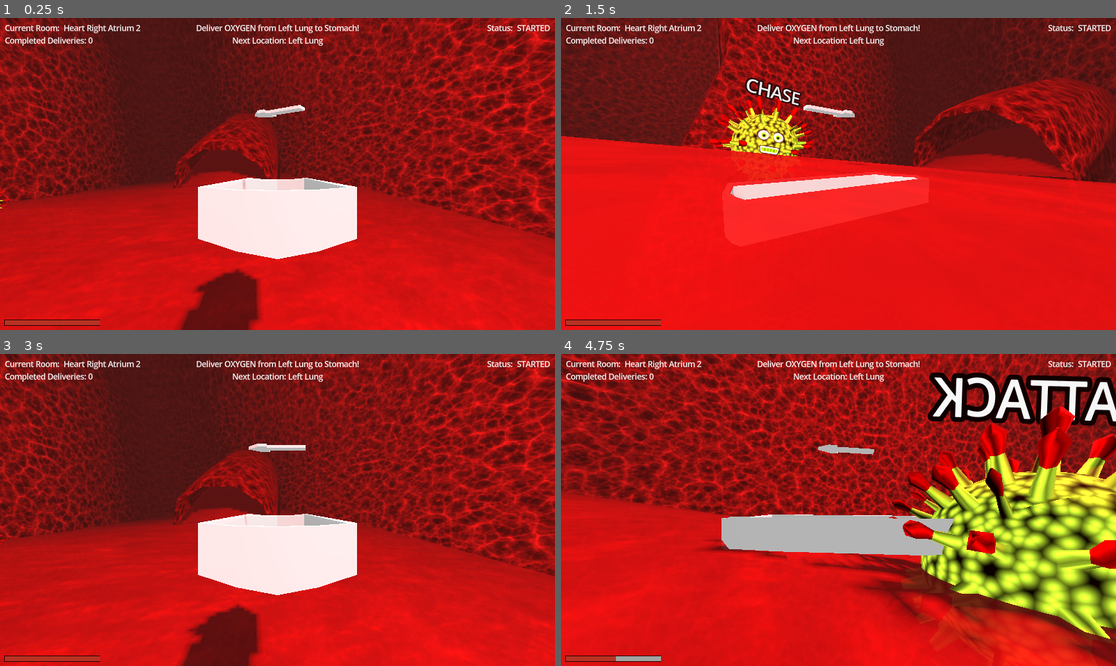
Above: before the commit, frames 1-4 (two rows, left to right).
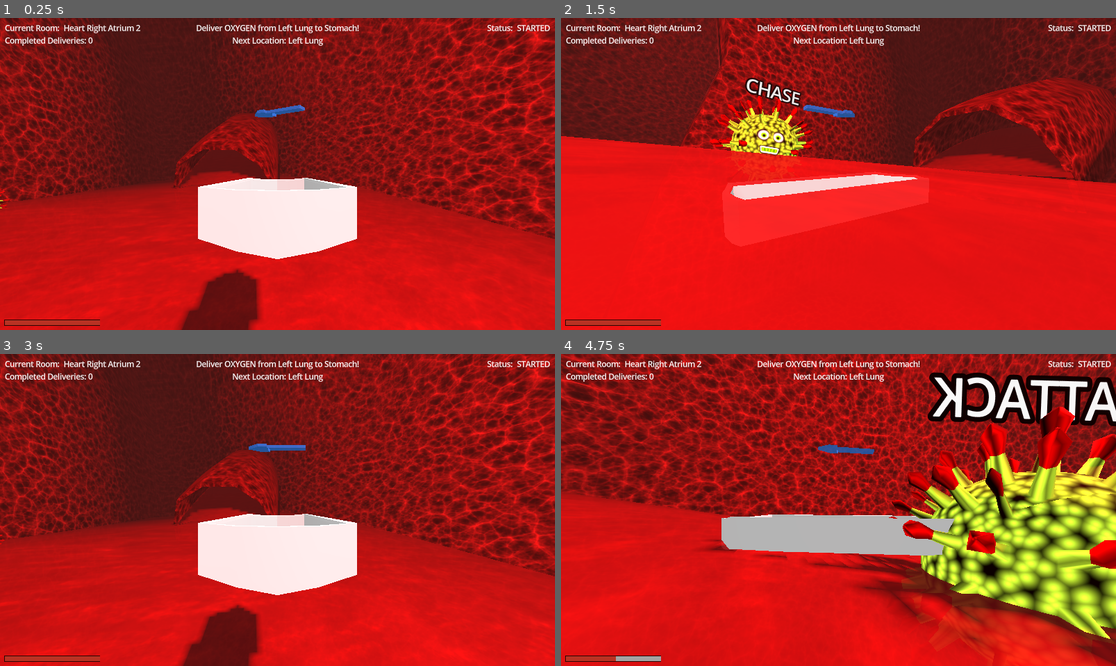
Above: after the commit, the same moments.

Repository: petegilb/bloodstream
Game: Godot game, scene res://levels/mainlevel.tscn
The game is run twice, just before and just after one commit, with the same random seed, the same clock (stepped at 60 frames per second) and the same inputs. Sound files missing from this copy of the repository are replaced by a short silence.
Inputs (mouse positions are in pixels of both pictures, inside the frame that each line leads up to):
- Up to frame 1 (0.25 s): no input
- Up to frame 2 (1.5 s): move the mouse to (866, 174) at 0.52 s; hold W (move_forward) from 0.53 s (still down); move the mouse to (810, 174) at 1.27 s
- Up to frame 3 (3 s): move the mouse to (288, 503) at 2.02 s; release W (move_forward) at 2.75 s; click "REPLAY?" at 2.75 s
- Up to frame 4 (4.75 s): move the mouse to (832, 516) at 3.52 s; hold W (move_forward) from 3.53 s (still down); move the mouse to (877, 513) at 4.27 s

The runs differ from the first frame. In frame 1, 0.3% of the frame differs, in the area x 34-55%, y 27-89%; in frame 2, 0.2%; in frame 3, 0.3%, in the area x 33-56%, y 28-91%; in frame 4, 0.3%.

Commit message:
add volume and sensitivty sliders

Diff:
--- a/core/gui/gui.gd
+++ b/core/gui/gui.gd
@@ -9,10 +9,14 @@
 @onready var game_over_screen = $GameOverScreen
 @onready var pause_screen = $PauseScreen
 @onready var health_bar: ProgressBar = $MarginContainer4/HealthBar
+@onready var volume_slider: Slider = $PauseScreen/VBoxContainer/HBoxContainer/VolumeSlider
+@onready var sensitivity_slider: Slider = $PauseScreen/VBoxContainer/HBoxContainer2/SensitivitySlider
 
 func _ready() -> void:
     game_over_screen.visible = false
     pause_screen.visible = false
+    volume_slider.value = GameManager.volume_modifier
+    sensitivity_slider.value = GameManager.mouse_sensitivity
 
 func set_current_room_label(new_text: String) -> void:
     current_room_label.text = new_text
@@ -36,3 +40,9 @@
 func _on_resume_button_pressed() -> void:
     pause_screen.visible = false
     GameManager.resume()
+
+func _on_volume_slider_value_changed(value:float) -> void:
+    GameManager.set_volume(value)
+
+func _on_sensitivity_slider_value_changed(value:float) -> void:
+    GameManager.mouse_sensitivity = value
--- a/core/gui/gui.tscn
+++ b/core/gui/gui.tscn
@@ -26,6 +26,35 @@
 font_size = 56
 
 [sub_resource type="StyleBoxEmpty" id="StyleBoxEmpty_sp6a4"]
+
+[sub_resource type="StyleBoxFlat" id="StyleBoxFlat_5q4mm"]
+content_margin_left = 5.0
+content_margin_top = 5.0
+content_margin_right = 218.0
+content_margin_bottom = 5.0
+bg_color = Color(0.288518, 0.288518, 0.288518, 1)
+corner_radius_top_left = 10
+corner_radius_top_right = 10
+corner_radius_bottom_right = 10
+corner_radius_bottom_left = 10
+
+[sub_resource type="StyleBoxFlat" id="StyleBoxFlat_bhigh"]
+bg_color = Color(0.6, 0.42, 0.42, 1)
+corner_radius_top_left = 10
+corner_radius_top_right = 10
+corner_radius_bottom_right = 10
+corner_radius_bottom_left = 10
+
+[sub_resource type="StyleBoxFlat" id="StyleBoxFlat_ttq4o"]
+content_margin_left = 5.0
+content_margin_top = 5.0
+content_margin_right = 200.0
+content_margin_bottom = 5.0
+bg_color = Color(0.288518, 0.288518, 0.288518, 1)
+corner_radius_top_left = 10
+corner_radius_top_right = 10
+corner_radius_bottom_right = 10
+corner_radius_bottom_left = 10
 
 [node name="Gui" type="Control"]
 layout_mode = 3
@@ -257,10 +286,40 @@
 text = "PAUSED"
 label_settings = SubResource("LabelSettings_sp6a4")
 
-[node name="HSeparator" type="HSeparator" parent="PauseScreen/VBoxContainer"]
-layout_mode = 2
-theme_override_constants/separation = 15
-theme_override_styles/separator = SubResource("StyleBoxEmpty_sp6a4")
+[node name="HBoxContainer" type="HBoxContainer" parent="PauseScreen/VBoxContainer"]
+layout_mode = 2
+
+[node name="Label" type="Label" parent="PauseScreen/VBoxContainer/HBoxContainer"]
+layout_mode = 2
+text = "VOLUME:"
+
+[node name="VolumeSlider" type="HSlider" parent="PauseScreen/VBoxContainer/HBoxContainer"]
+process_mode = 3
+layout_mode = 2
+size_flags_vertical = 1
+theme_override_styles/slider = SubResource("StyleBoxFlat_5q4mm")
+theme_override_styles/grabber_area = SubResource("StyleBoxFlat_bhigh")
+max_value = 1.0
+step = 0.05
+value = 1.0
+
+[node name="HBoxContainer2" type="HBoxContainer" parent="PauseScreen/VBoxContainer"]
+layout_mode = 2
+
+[node name="Label" type="Label" parent="PauseScreen/VBoxContainer/HBoxContainer2"]
+layout_mode = 2
+text = "SENSITIVITY:"
+
+[node name="SensitivitySlider" type="HSlider" parent="PauseScreen/VBoxContainer/HBoxContainer2"]
+process_mode = 3
+layout_mode = 2
+size_flags_vertical = 1
+theme_override_styles/slider = SubResource("StyleBoxFlat_ttq4o")
+theme_override_styles/grabber_area = SubResource("StyleBoxFlat_bhigh")
+min_value = 0.1
+max_value = 2.0
+step = 0.05
+value = 1.1
 
 [node name="ResumeButton" type="Button" parent="PauseScreen/VBoxContainer"]
 process_mode = 3
@@ -298,6 +357,8 @@
 
 [connection signal="pressed" from="GameOverScreen/VBoxContainer/ReplayButton" to="." method="_on_replay_button_pressed"]
 [connection signal="pressed" from="GameOverScreen/VBoxContainer/QuitButton" to="." method="_on_quit_button_pressed"]
+[connection signal="value_changed" from="PauseScreen/VBoxContainer/HBoxContainer/VolumeSlider" to="." method="_on_volume_slider_value_changed"]
+[connection signal="value_changed" from="PauseScreen/VBoxContainer/HBoxContainer2/SensitivitySlider" to="." method="_on_sensitivity_slider_value_changed"]
 [connection signal="pressed" from="PauseScreen/VBoxContainer/ResumeButton" to="." method="_on_resume_button_pressed"]
 [connection signal="pressed" from="PauseScreen/VBoxContainer/ReplayButton" to="." method="_on_replay_button_pressed"]
 [connection signal="pressed" from="PauseScreen/VBoxContainer/QuitButton" to="." method="_on_quit_button_pressed"]
--- a/scripts/boat.gd
+++ b/scripts/boat.gd
@@ -53,8 +53,8 @@
 
 func _physics_process(delta: float) -> void:
 	if Input.mouse_mode == Input.MOUSE_MODE_CAPTURED and mouse_movement != Vector2():
-		$CameraPivot.rotation_degrees.y += -mouse_movement.x
-		$CameraPivot/CameraTilt.rotation_degrees.x += mouse_movement.y
+		$CameraPivot.rotation_degrees.y += -mouse_movement.x * GameManager.mouse_sensitivity
+		$CameraPivot/CameraTilt.rotation_degrees.x += mouse_movement.y * GameManager.mouse_sensitivity
 		$CameraPivot/CameraTilt.rotation_degrees.x = clamp($CameraPivot/CameraTilt.rotation_degrees.x, 0, 90)
 
 		mouse_movement = Vector2()
--- a/scripts/game_manager.gd
+++ b/scripts/game_manager.gd
@@ -20,12 +20,16 @@
 var shortest_path_arr: Array = []
 var enemies_node: Node3D = null
 
+# vars to not be reset on replay
 var delivery_list: DeliveryList = preload("res://core/delivery/resources/delivery_list.tres")
-
 var virus_scene = preload("res://prefabs/cells/virus.tscn")
+var mouse_sensitivity := 1.0
+var volume_modifier := 1.0
+var default_volume: float
 
 func _ready() -> void:
 	initialize_game()
+	default_volume = AudioServer.get_bus_volume_linear(0)
 
 func initialize_game() -> bool:
 	main_scene = get_tree().current_scene
@@ -112,6 +116,10 @@
 	Input.mouse_mode = Input.MOUSE_MODE_CAPTURED
 	get_tree().paused = false
 
+func set_volume(volume: float):
+	volume_modifier = volume
+	AudioServer.set_bus_volume_linear(0, default_volume * volume_modifier)
+
 func _process(_delta: float) -> void:
 	if game_state == GAME_STATE.GAMEOVER:
 		get_tree().paused = true
Not shown: 1 places in core/gui/gui.tscn that only renumber resources
